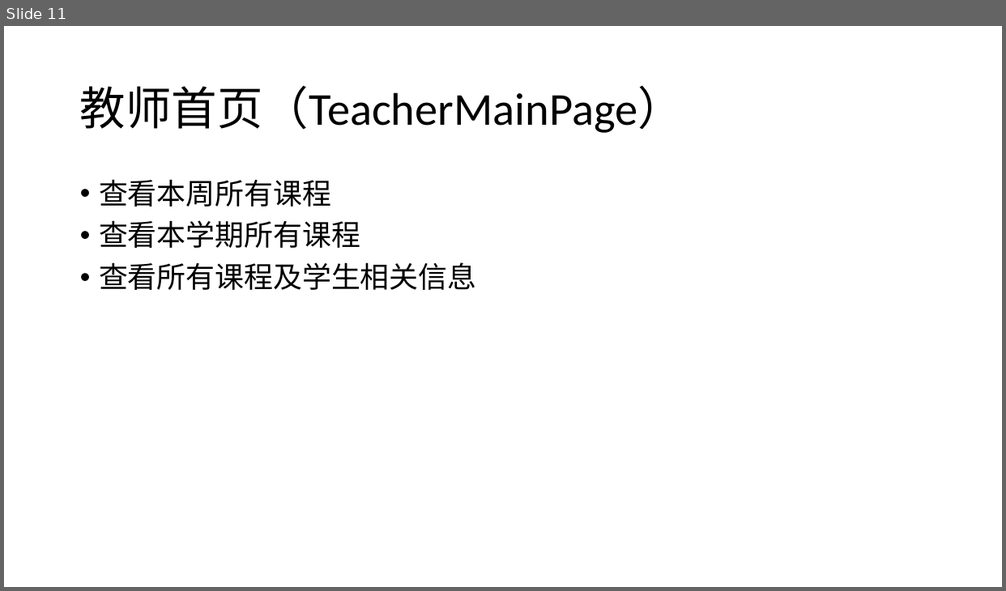
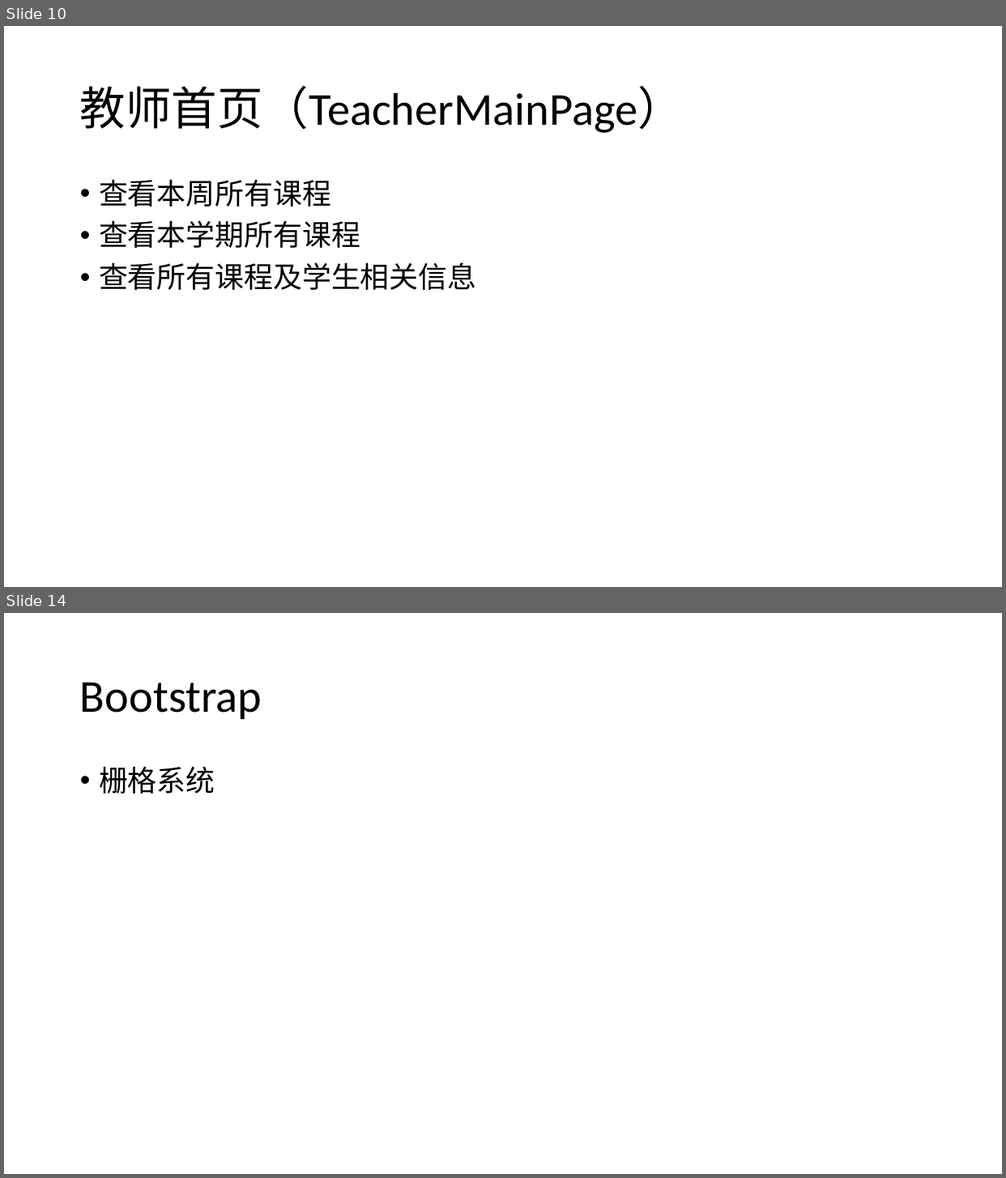
Before and after one commit to Ericwonne/GraduationProject, a slide deck: GradutionProject/App_Data/答辩PPT.pptx. Shown one above the other, each under a label of ours: slide 11 before the commit, slides 10 and 14 after it; the slides between them are not shown. The pictures are 1006x591 and 1006x1178 pixels, drawn with LibreOffice and Linux fonts; fonts in the diff are those of the drawing. Boxes give left, top, right and bottom in pixels: in the first picture for what was removed or moved away, otherwise in the second. Text is boxed around its words. In the diff, an @@ line names an element or a change of style, - is before the commit and + after.

```diff
--- a/GradutionProject/App_Data/答辩PPT.pptx
+++ b/GradutionProject/App_Data/答辩PPT.pptx
@@ slide 14 added at (x1=4, y1=613, x2=1002, y2=1174), background #FFFFFF @@
@@ title added at (x1=80, y1=682, x2=262, y2=719), 44 pt, text #000000 @@
+Bootstrap
@@ text added at (x1=99, y1=766, x2=215, y2=794), 28 pt, text #000000 @@
+• 栅格系统
@@ what was slide 11 is now slide 10 @@
```
Also in this commit, not shown: 1 slide changed, 3 other slides added, 1 slide removed.
